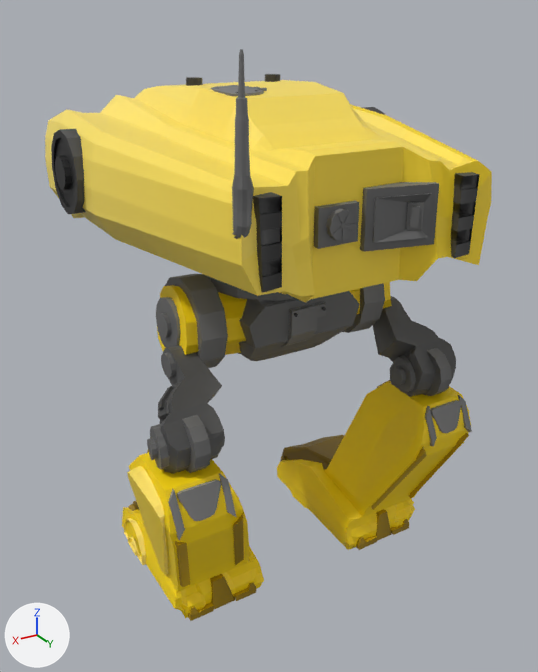
A saved change to the FBX model Assets/Art/Characters/SK_Enemy_Kamikaze_02.fbx.
One viewpoint serves both versions: a 50 mm camera at (-0.17, 1.8, 1.657) aimed at (-1.245, 0.007, 0.761). Arrows for +X, +Y and +Z are at lower left; the lights stay in place. The picture after the commit comes second. Where no turn or scale is listed for an object, it has been applied to the vertices. Vertices at exactly the same position are counted once.

The scene before the commit, as lines of its bpy script (objects in view):
```python
mat_m_atlas_enemy_kamikaze_02 = principled_material('M_Atlas_Enemy_Kamikaze_02')
mat_m_atlas_enemy_kamikaze_02.texture = img_atlas_png
me_cubo_002 = bpy.data.meshes.new('Cubo.002')
me_cubo_002.from_pydata(...)  # 4536 vertices, 3992 faces; spans x -0.55..0.56, y -0.49..0.5, z 1.86..3.47
me_cubo_002.materials.append(mat_m_atlas_enemy_kamikaze_02)  # picture img_atlas_png
ob_sk_enemy_kamikaze_02 = bpy.data.objects.new('SK_Enemy_Kamikaze_02', me_cubo_002)
ob_sk_enemy_kamikaze_02.location = (-1.275, 0.0, -1.871)
```
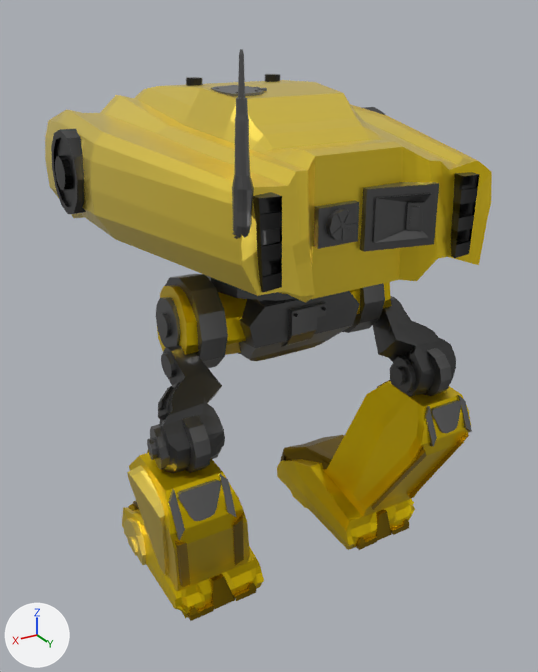
Where the newer file only moved an object's origin or applied its transform, the numbers keep the older frame.

Where the change shows, as pixel boxes (x1, y1, x2, y2) in the pictures (538 x 672 px):
'SK_Enemy_Kamikaze_02', surface changed, reshaped (darker): (45, 49, 492, 621) in both
part 1 of me_cubo_002, added: after (124, 519, 142, 564)

The change, as a diff of the scene's bpy script:
```diff
--- a/Assets/Art/Characters/SK_Enemy_Kamikaze_02.fbx.py
+++ b/Assets/Art/Characters/SK_Enemy_Kamikaze_02.fbx.py
@@ mat_m_atlas_enemy_kamikaze_02 @@
 mat_m_atlas_enemy_kamikaze_02.texture = img_atlas_png
+mat_m_atlas_enemy_kamikaze_02.metallic = 0.802
+mat_m_atlas_enemy_kamikaze_02.roughness = 0.302
@@ me_cubo_002 @@
 # used by ob_sk_enemy_kamikaze_02; location = (-1.275, 0.0, -1.871)
-me_cubo_002.from_pydata(...)  # 4536 vertices, 3992 faces; spans x -0.55..0.56, y -0.49..0.5, z 1.86..3.47
+me_cubo_002.from_pydata(...)  # 4536 vertices, 4002 faces; spans x -0.55..0.56, y -0.49..0.5, z 1.86..3.47
+# me_cubo_002 part 1
+# 6 new faces join them
+# other edits to the shape of me_cubo_002 do not show in these pictures
 me_cubo_002.materials.append(mat_m_atlas_enemy_kamikaze_02)
```
